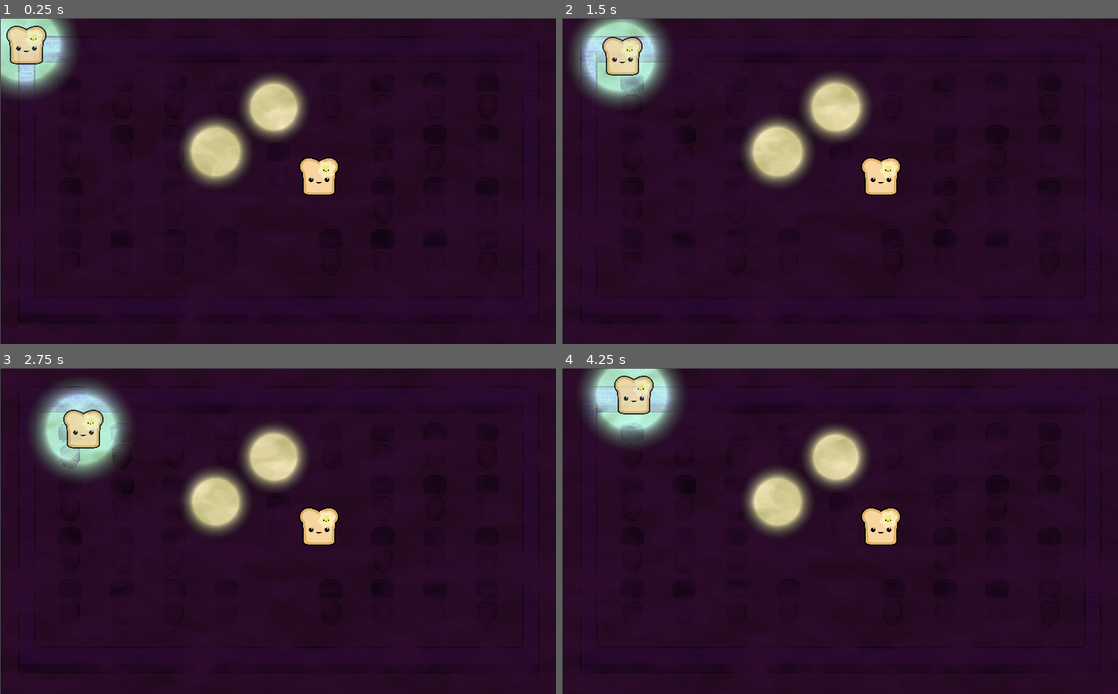
Above: before the commit, frames 1-4 (two rows, left to right).
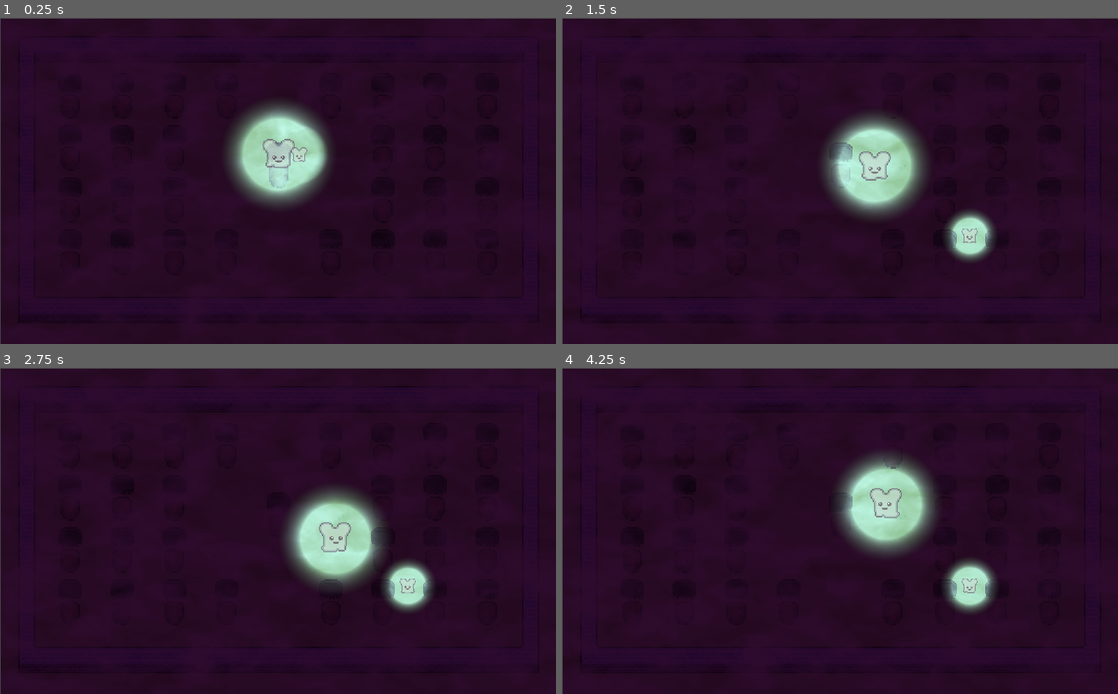
Above: after the commit, the same moments.

Repository: aidenstorey/godot-wild-jam-26
Game: Godot game, scene res://scenes/world_with_assets.tscn
Same seed, same stepped clock (60 frames per second), same inputs: the game is played once before the commit and once after it.
Inputs:
- Up to frame 1 (0.25 s): no input
- Up to frame 2 (1.5 s): hold Right (ui_right) 0.53-1.28 s; hold Down (ui_down) from 1.28 s (still down)
- Up to frame 3 (2.75 s): release Down (ui_down) at 2.03 s; hold Right (ui_right) from 2.03 s (still down)
- Up to frame 4 (4.25 s): release Right (ui_right) at 2.78 s; hold Up (ui_up) 2.78-3.53 s; hold Left (ui_left) from 3.53 s (still down)

The runs differ from the first frame. In frame 1, 10% of the frame differs, in the area x 0-61%, y 0-58%; in frame 2, 14%; in frame 3, 14%, in the area x 5-78%, y 3-75%; in frame 4, 13%.

Commit message:
Add player sprites

Diff:
--- a/Player.tscn
+++ /dev/null
@@ -1,31 +0,0 @@
-[gd_scene load_steps=5 format=2]
-
-[ext_resource path="res://scenes/Player.gd" type="Script" id=1]
-[ext_resource path="res://assets/temp_player.png" type="Texture" id=2]
-[ext_resource path="res://scripts/light_source.tscn" type="PackedScene" id=3]
-
-[sub_resource type="RectangleShape2D" id=1]
-extents = Vector2( 14.7049, 22.1973 )
-
-[node name="Player" type="KinematicBody2D"]
-position = Vector2( 512.421, 79.4103 )
-collision_layer = 2147483649
-collision/safe_margin = 0.001
-script = ExtResource( 1 )
-speed = 25
-
-[node name="Sprite" type="Sprite" parent="."]
-modulate = Color( 1, 1, 1, 0.8 )
-position = Vector2( -1.90186, -3.40009 )
-scale = Vector2( 0.15, 0.15 )
-texture = ExtResource( 2 )
-
-[node name="CollisionShape2D" type="CollisionShape2D" parent="."]
-position = Vector2( -2.14481, 0.594757 )
-scale = Vector2( 1.23839, 0.971566 )
-shape = SubResource( 1 )
-
-[node name="light_source" parent="." instance=ExtResource( 3 )]
-position = Vector2( -6.80948, -1.09272 )
-color = Color( 0.768627, 1, 0.945098, 1 )
-radius = 100.0
--- a/scenes/Player.gd
+++ b/scenes/Player.gd
@@ -48,12 +48,20 @@
 
 	if right and (loaf.size() == 0 or lastMovement != Vector2(-step, 0)):
 		currentMovement = Vector2(step, 0)
+		$AnimatedSprite.play( "move" )
+		self.scale.x = -1
 	elif left and (loaf.size() == 0 or lastMovement != Vector2(step, 0)):
 		currentMovement = Vector2(-step, 0)
+		$AnimatedSprite.play( "move" )
+		self.scale.x = 1
 	elif up and (loaf.size() == 0 or lastMovement != Vector2(0, step)):
 		currentMovement = Vector2(0, -step)
+		$AnimatedSprite.play( "up" )
+		self.scale.x = 1
 	elif down and (loaf.size() == 0 or lastMovement !=  Vector2(0, -step)):
 		currentMovement = Vector2(0, step)
+		$AnimatedSprite.play( "down" )
+		self.scale.x = 1
 
 	if currentMovement != lastMovement:
 		changeDirection = true
--- /dev/null
+++ b/scenes/Player.tscn
@@ -0,0 +1,112 @@
+[gd_scene load_steps=23 format=2]
+
+[ext_resource path="res://scenes/Player.gd" type="Script" id=1]
+[ext_resource path="res://assets/player_up.png" type="Texture" id=2]
+[ext_resource path="res://scripts/light_source.tscn" type="PackedScene" id=3]
+[ext_resource path="res://assets/player_idle.png" type="Texture" id=4]
+[ext_resource path="res://assets/player_move.png" type="Texture" id=5]
+
+[sub_resource type="AtlasTexture" id=1]
+atlas = ExtResource( 2 )
+region = Rect2( 0, 0, 32, 32 )
+
+[sub_resource type="AtlasTexture" id=2]
+atlas = ExtResource( 2 )
+region = Rect2( 32, 0, 32, 32 )
+
+[sub_resource type="AtlasTexture" id=3]
+atlas = ExtResource( 2 )
+region = Rect2( 64, 0, 32, 32 )
+
+[sub_resource type="AtlasTexture" id=4]
+atlas = ExtResource( 2 )
+region = Rect2( 96, 0, 32, 32 )
+
+[sub_resource type="AtlasTexture" id=5]
+atlas = ExtResource( 2 )
+region = Rect2( 128, 0, 32, 32 )
+
+[sub_resource type="AtlasTexture" id=6]
+atlas = ExtResource( 5 )
+region = Rect2( 0, 0, 32, 32 )
+
+[sub_resource type="AtlasTexture" id=7]
+atlas = ExtResource( 5 )
+region = Rect2( 32, 0, 32, 32 )
+
+[sub_resource type="AtlasTexture" id=8]
+atlas = ExtResource( 5 )
+region = Rect2( 64, 0, 32, 32 )
+
+[sub_resource type="AtlasTexture" id=9]
+atlas = ExtResource( 5 )
+region = Rect2( 96, 0, 32, 32 )
+
+[sub_resource type="AtlasTexture" id=10]
+atlas = ExtResource( 5 )
+region = Rect2( 128, 0, 32, 32 )
+
+[sub_resource type="AtlasTexture" id=11]
+atlas = ExtResource( 4 )
+region = Rect2( 0, 0, 32, 32 )
+
+[sub_resource type="AtlasTexture" id=12]
+atlas = ExtResource( 4 )
+region = Rect2( 32, 0, 32, 32 )
+
+[sub_resource type="AtlasTexture" id=13]
+atlas = ExtResource( 4 )
+region = Rect2( 64, 0, 32, 32 )
+
+[sub_resource type="AtlasTexture" id=14]
+atlas = ExtResource( 4 )
+region = Rect2( 96, 0, 32, 32 )
+
+[sub_resource type="AtlasTexture" id=15]
+atlas = ExtResource( 4 )
+region = Rect2( 128, 0, 32, 32 )
+
+[sub_resource type="SpriteFrames" id=16]
+animations = [ {
+"frames": [ SubResource( 1 ), SubResource( 2 ), SubResource( 3 ), SubResource( 4 ), SubResource( 5 ) ],
+"loop": true,
+"name": "up",
+"speed": 5.0
+}, {
+"frames": [ SubResource( 6 ), SubResource( 7 ), SubResource( 8 ), SubResource( 9 ), SubResource( 10 ) ],
+"loop": true,
+"name": "move",
+"speed": 5.0
+}, {
+"frames": [ SubResource( 11 ), SubResource( 12 ), SubResource( 13 ), SubResource( 14 ), SubResource( 15 ) ],
+"loop": true,
+"name": "down",
+"speed": 10.0
+} ]
+
+[sub_resource type="RectangleShape2D" id=17]
+extents = Vector2( 14.7049, 22.1973 )
+
+[node name="Player" type="KinematicBody2D"]
+collision_layer = 2147483649
+collision/safe_margin = 0.001
+script = ExtResource( 1 )
+speed = 25
+
+[node name="AnimatedSprite" type="AnimatedSprite" parent="."]
+modulate = Color( 1, 1, 1, 0.7 )
+position = Vector2( 1.19209e-07, 2.38419e-07 )
+scale = Vector2( 2, 2 )
+frames = SubResource( 16 )
+animation = "down"
+frame = 1
+playing = true
+
+[node name="CollisionShape2D" type="CollisionShape2D" parent="."]
+position = Vector2( -2.14481, 0.594757 )
+scale = Vector2( 1.23839, 0.971566 )
+shape = SubResource( 17 )
+
+[node name="light_source" parent="." instance=ExtResource( 3 )]
+color = Color( 0.768627, 1, 0.945098, 1 )
+radius = 100.0
--- a/scenes/Slice.gd
+++ b/scenes/Slice.gd
@@ -1,12 +1 @@
-extends Sprite
-
-export(Array, Texture) var textures
-
-# Called when the node enters the scene tree for the first time.
-func _ready():
-	var rng = RandomNumberGenerator.new()
-	rng.randomize()
-
-	if textures.size() > 0:
-		var index = rng.randi_range(0, textures.size()-1)
-		texture = textures[index]
+extends AnimatedSprite
--- a/scenes/Slice.tscn
+++ b/scenes/Slice.tscn
@@ -1,24 +1,55 @@
-[gd_scene load_steps=4 format=2]
+[gd_scene load_steps=11 format=2]
 
-[ext_resource path="res://assets/temp_player.png" type="Texture" id=1]
+[ext_resource path="res://assets/player_idle.png" type="Texture" id=1]
 [ext_resource path="res://scenes/Slice.gd" type="Script" id=2]
+[ext_resource path="res://scripts/light_source.tscn" type="PackedScene" id=3]
 
-[sub_resource type="RectangleShape2D" id=1]
+[sub_resource type="AtlasTexture" id=1]
+atlas = ExtResource( 1 )
+region = Rect2( 0, 0, 32, 32 )
+
+[sub_resource type="AtlasTexture" id=2]
+atlas = ExtResource( 1 )
+region = Rect2( 32, 0, 32, 32 )
+
+[sub_resource type="AtlasTexture" id=3]
+atlas = ExtResource( 1 )
+region = Rect2( 64, 0, 32, 32 )
+
+[sub_resource type="AtlasTexture" id=4]
+atlas = ExtResource( 1 )
+region = Rect2( 96, 0, 32, 32 )
+
+[sub_resource type="AtlasTexture" id=5]
+atlas = ExtResource( 1 )
+region = Rect2( 128, 0, 32, 32 )
+
+[sub_resource type="SpriteFrames" id=6]
+animations = [ {
+"frames": [ SubResource( 1 ), SubResource( 2 ), SubResource( 3 ), SubResource( 4 ), SubResource( 5 ) ],
+"loop": true,
+"name": "default",
+"speed": 5.0
+} ]
+
+[sub_resource type="RectangleShape2D" id=7]
 extents = Vector2( 63.2368, 49.7844 )
 
-[node name="Slice" type="Sprite"]
-position = Vector2( 500, 500 )
-scale = Vector2( 0.149563, 0.15 )
-texture = ExtResource( 1 )
-centered = false
+[node name="Slice" type="AnimatedSprite"]
+modulate = Color( 1, 1, 1, 0.7 )
+frames = SubResource( 6 )
+playing = true
 script = ExtResource( 2 )
-textures = [ ExtResource( 1 ), ExtResource( 1 ) ]
 
 [node name="StaticBody2D" type="StaticBody2D" parent="."]
+scale = Vector2( 0.5, 0.5 )
 collision_layer = 2147483650
 collision_mask = 2
 
 [node name="CollisionShape2D" type="CollisionShape2D" parent="StaticBody2D"]
-position = Vector2( 250, 265 )
-scale = Vector2( 1.72614, 2.27186 )
-shape = SubResource( 1 )
+scale = Vector2( 0.5, 0.5 )
+shape = SubResource( 7 )
+
+[node name="light_source" parent="." instance=ExtResource( 3 )]
+color = Color( 0.768627, 1, 0.945098, 1 )
+radius = 50.0
--- a/scenes/world_with_assets.tscn
+++ b/scenes/world_with_assets.tscn
@@ -1,10 +1,9 @@
-[gd_scene load_steps=14 format=2]
+[gd_scene load_steps=13 format=2]
 
 [ext_resource path="res://assets/tiles.png" type="Texture" id=1]
 [ext_resource path="res://assets/grave.png" type="Texture" id=2]
 [ext_resource path="res://assets/grass.png" type="Texture" id=3]
 [ext_resource path="res://scripts/light_controller.gd" type="Script" id=4]
-[ext_resource path="res://scripts/light_source.tscn" type="PackedScene" id=5]
 [ext_resource path="res://assets/temp.png" type="Texture" id=6]
 
 [sub_resource type="Shader" id=1]
@@ -20,9 +19,6 @@
 
 uniform float offset_modifier: hint_range( 0.0, 8.0 ) = 1.0;
 uniform float light_strength_modifier: hint_range( 0.0, 1.0 ) = 1.0;
-
-uniform float flicker_ratio: hint_range( 0.0, 1.0 ) = 0.9;
-uniform float time_elapsed = 0.0;
 
 vec2 texture_size( sampler2D texture )
 {
@@ -57,6 +53,8 @@
 
 		vec4 data = texelFetch( light_data, ivec2( i, 1 ), 0 );
 
+		vec4 color = texelFetch( light_data, ivec2( i, 2 ), 0 );
+
 		float radius = data.a * 1000.0  + 10.0 * noise1d( TIME * 5.0 + data.x * 100.0 );
 		float strength = data.b;
 
@@ -67,7 +65,7 @@
 
 		float value = ( 1.0 - dist ) * strength * light_strength_modifier;
 
-		light_color = mix( light_color, texelFetch( light_data, ivec2( i, 2 ), 0 ), value );
+		light_color = mix( light_color, color, value );
 		light_value += value;
 	}
 
@@ -90,8 +88,6 @@
 shader_param/light_level = 0.0
 shader_param/offset_modifier = 2.5
 shader_param/light_strength_modifier = 1.0
-shader_param/flicker_ratio = 0.975
-shader_param/time_elapsed = 0.0
 
 [sub_resource type="TileSet" id=3]
 0/name = "grass.png 0"
@@ -302,8 +298,8 @@
 [sub_resource type="Shader" id=6]
 code = "shader_type canvas_item;
 
-uniform int OCTAVES = 4;
-uniform vec4 color : hint_color = vec4( 1.0 );
+const int OCTAVES = 4;
+const vec4 color = vec4( 1.0 );
 
 highp float random2d( vec2 coord )
 {
@@ -351,8 +347,6 @@
 
 [sub_resource type="ShaderMaterial" id=7]
 shader = SubResource( 6 )
-shader_param/OCTAVES = 4
-shader_param/color = Color( 1, 1, 1, 1 )
 
 [node name="viewport" type="ViewportContainer"]
 material = SubResource( 2 )
@@ -396,9 +390,3 @@
 material = SubResource( 7 )
 position = Vector2( 493.925, 322.392 )
 texture = ExtResource( 6 )
-
-[node name="light_source2" parent="." instance=ExtResource( 5 )]
-position = Vector2( 395.861, 244.779 )
-
-[node name="light_source" parent="." instance=ExtResource( 5 )]
-position = Vector2( 502.99, 163.121 )
--- a/scripts/light_controller.gd
+++ b/scripts/light_controller.gd
@@ -5,7 +5,7 @@
 var image: Image = Image.new()
 var texture: ImageTexture = ImageTexture.new()
 var player : Player
-var slice : Sprite
+var slice : AnimatedSprite
 var sliceScene
 var slicePosition = Vector2(-1, -1)
 var rng : RandomNumberGenerator
@@ -13,7 +13,7 @@
 func _ready() -> void:
 	self.image.create( 128, 3, false, Image.FORMAT_RGBAH )
 	# spawn first Toast
-	var p = preload("res://Player.tscn")
+	var p = preload("res://scenes/Player.tscn")
 	player = p.instance()
 	add_child(player)
 	player.connect("slice_collected", self, "on_slice_collected")
@@ -72,6 +72,6 @@
 	if not slice == null:
 		slice.free()
 	slicePosition = Vector2(-1, -1)
-	player.set_grid_position(Vector2(1, 1))
+	player.position = Vector2( 512, 250 )
 	player.reset()
 	player.canMove = true
Binary file added: assets/player_idle.aseprite
Binary file added: assets/player_idle.png
Not shown, added: assets/player_idle.png.import
Binary file added: assets/player_move.aseprite
Binary file added: assets/player_move.png
Not shown, added: assets/player_move.png.import
Binary file added: assets/player_up.aseprite
Binary file added: assets/player_up.png
Not shown, added: assets/player_up.png.import
Not shown: 2 places in scenes/Loaf.tscn that only renumber resources
